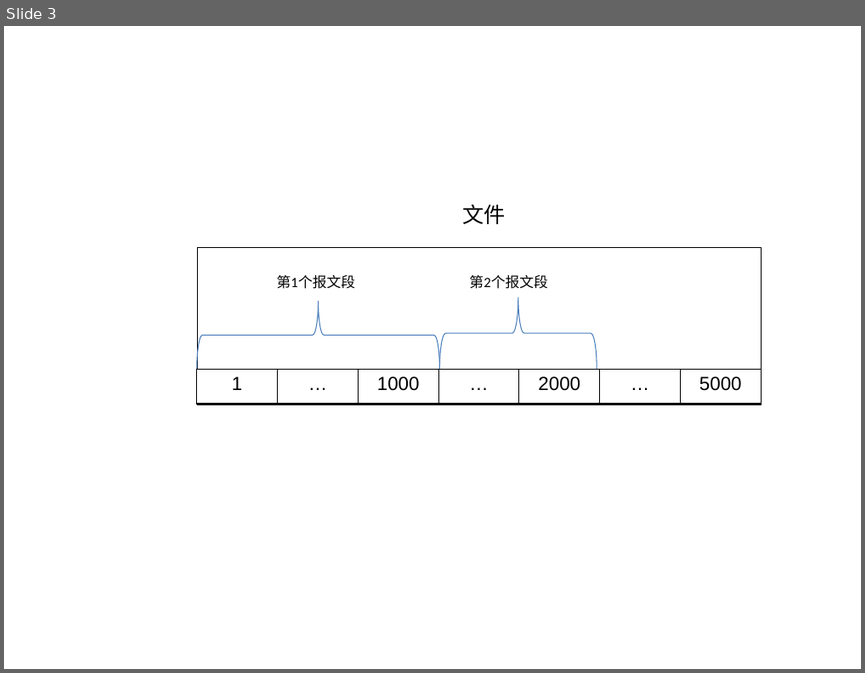
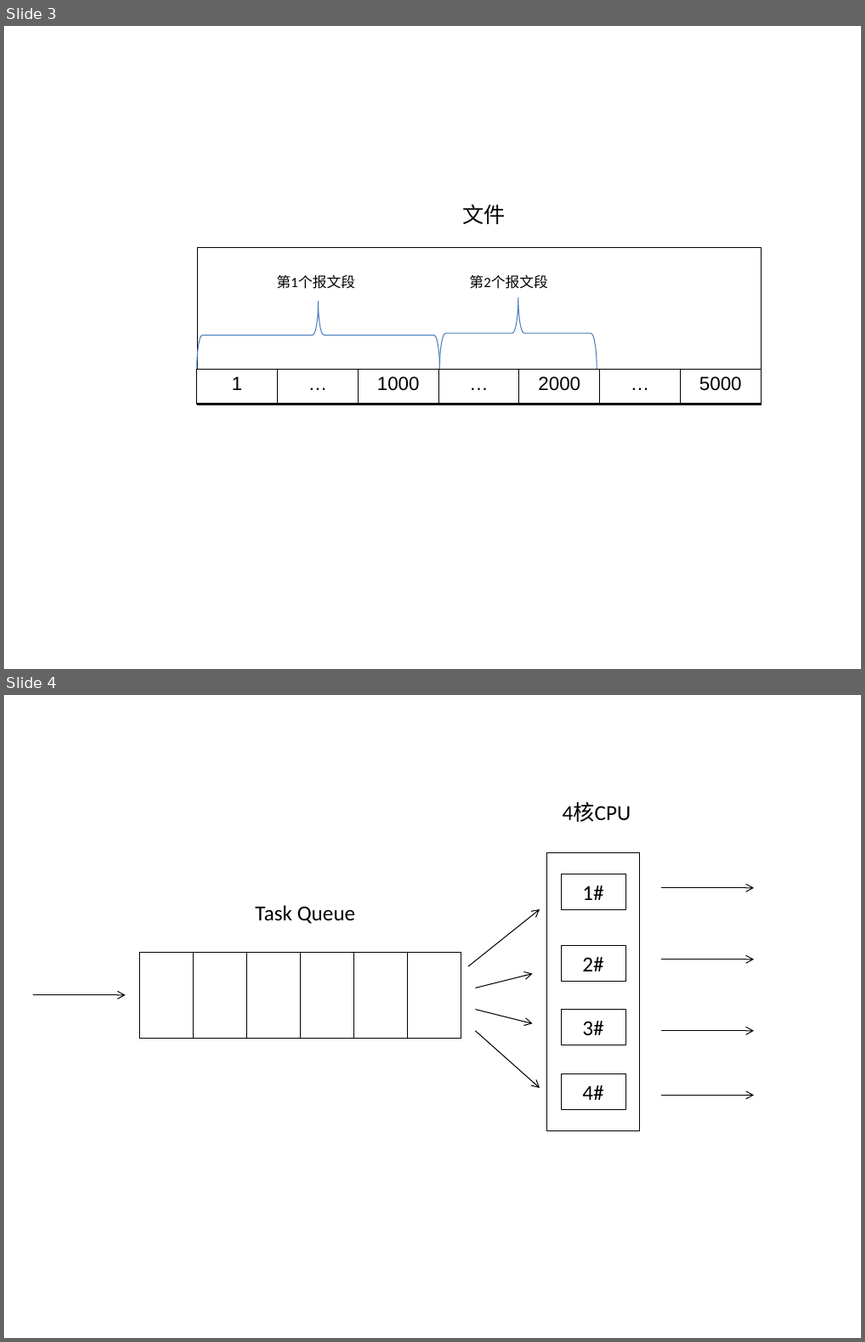
Before and after one commit to phprao/socket, a slide deck: other/TCP连接图.pptx. Shown one above the other, each under a label of ours: slide 3 before the commit, slides 3 and 4 after it. The pictures are 865x673 and 865x1342 pixels, drawn with LibreOffice and Linux fonts; fonts in the diff are those of the drawing. Boxes give left, top, right and bottom in pixels: in the first picture for what was removed or moved away, otherwise in the second. Text is boxed around its words. In the diff, an @@ line names an element or a change of style, - is before the commit and + after.

```diff
--- a/other/TCP连接图.pptx
+++ b/other/TCP连接图.pptx
@@ slide 4 added at [4,695,861,1338], background #CCE8CF @@
@@ text added at [562,803,631,822], 18 pt, text #000000 @@
+4核CPU
@@ rectangle added at [546,851,639,1130], fill #CCE8CF, outline #000000 0.25 pt @@
@@ rectangle added at [561,873,625,909], fill #CCE8CF, outline #000000 0.25 pt, 18 pt, text #000000 @@
+1#
@@ arrow added from (661, 888) to (754, 888), #000000 0.75 pt @@
@@ text added at [255,905,355,924], 18 pt, text #000000 @@
+Task Queue
@@ arrow added from (468, 967) to (540, 909), #000000 0.75 pt @@
@@ rectangle added at [561,945,625,981], fill #CCE8CF, outline #000000 0.25 pt, 18 pt, text #000000 @@
+2#
@@ table added at [139,952,458,1038], 1 rows, 6 columns @@
+ |  |  |  |  | 
@@ arrow added from (475, 988) to (533, 974), #000000 0.75 pt @@
@@ arrow added from (661, 959) to (754, 959), #000000 0.75 pt @@
@@ arrow added from (32, 995) to (126, 995), #000000 0.75 pt @@
@@ arrow added from (475, 1009) to (533, 1023), #000000 0.75 pt @@
@@ rectangle added at [561,1009,625,1045], fill #CCE8CF, outline #000000 0.25 pt, 18 pt, text #000000 @@
+3#
@@ arrow added from (475, 1031) to (540, 1088), #000000 0.75 pt @@
@@ arrow added from (661, 1031) to (754, 1031), #000000 0.75 pt @@
@@ rectangle added at [561,1074,625,1110], fill #CCE8CF, outline #000000 0.25 pt, 18 pt, text #000000 @@
+4#
@@ arrow added from (661, 1095) to (754, 1095), #000000 0.75 pt @@
```
Also in this commit, not shown: 20 other files.
